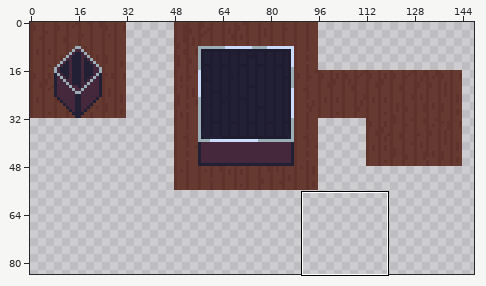
Sprite sheet, stored at Sprites/Tile_Sprites/Stage Tiles.png. Above, an overview of the earlier version with the close-up marked.
Close-up. Before the edit:
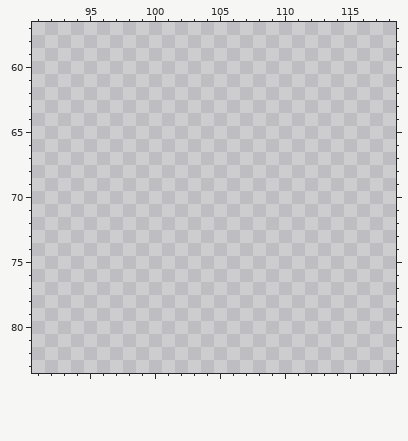
The file is 240x160 pixels. Shown: x 91..118, y 57..83. The wide view leaves out empty margins.
New version:
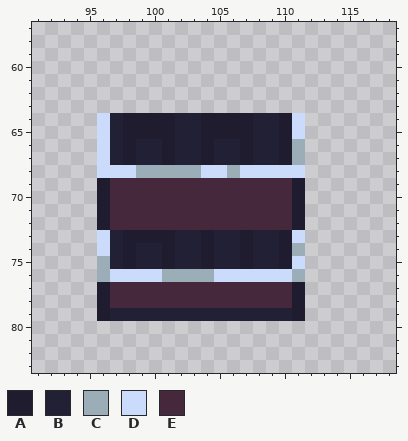
Palette (. is transparent): A #1e1c2e  B #222034  C #9badb7  D #cbdbfc  E #45283c
Difference:
@@ x 91..118 @@
 63 ............................
-64 ............................
-65 ............................
-66 ............................
-67 ............................
-68 ............................
-69 ............................
-70 ............................
-71 ............................
-72 ............................
-73 ............................
-74 ............................
-75 ............................
-76 ............................
-77 ............................
-78 ............................
-79 ............................
+64 .....DBAAAABBAAAABBAD.......
+65 .....DBAAAABBAAAABBAD.......
+66 .....DBABBABBABBABBAC.......
+67 .....DBABBABBABBABBAC.......
+68 .....DDDCCCCCDDCDDDDD.......
+69 .....AEEEEEEEEEEEEEEA.......
+70 .....AEEEEEEEEEEEEEEA.......
+71 .....AEEEEEEEEEEEEEEA.......
+72 .....AEEEEEEEEEEEEEEA.......
+73 .....DBAAAABBABBABBAD.......
+74 .....DBABBABBABBABBAC.......
+75 .....CBABBABBABBABBAD.......
+76 .....CDDDDCCCCDDDDDDC.......
+77 .....AEEEEEEEEEEEEEEA.......
+78 .....AEEEEEEEEEEEEEEA.......
+79 .....ABBBBBBBBBBBBBBA.......
 80 ............................
